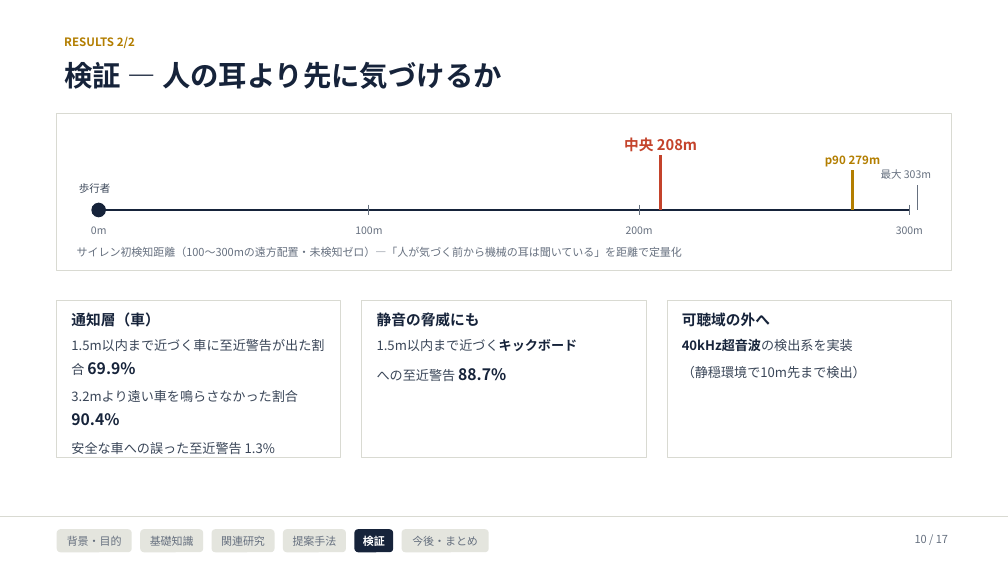
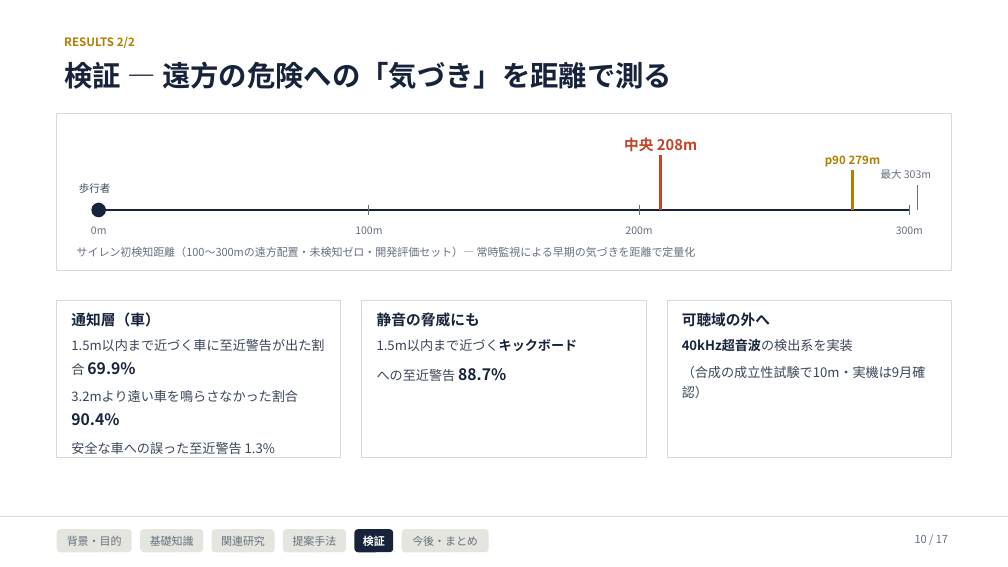
Before and after one commit to Noosdoo/outdoor-seld-sim, a slide deck: slide 10 of md/seminar/中間発表スライド_2026-08-10.pptx. Drawn at 1008x567 pixels with LibreOffice and Linux fonts; fonts in the diff are those of the drawing. Boxes give left, top, right and bottom in pixels: in the first picture for what was removed or moved away, otherwise in the second. Text is boxed around its words. In the diff, an @@ line names an element or a change of style, - is before the commit and + after.

```diff
--- a/md/seminar/中間発表スライド_2026-08-10.pptx
+++ b/md/seminar/中間発表スライド_2026-08-10.pptx
@@ text at (64,61,672,89): text changed @@
-検証 — 人の耳より先に気づけるか
+検証 — 遠方の危険への「気づき」を距離で測る
@@ text at (77,247,696,257): text changed @@
-サイレン初検知距離（100〜300mの遠方配置・未検知ゼロ）—「人が気づく前から機械の耳は聞いている」を距離で定量化
+サイレン初検知距離（100〜300mの遠方配置・未検知ゼロ・開発評価セット）— 常時監視による早期の気づきを距離で定量化
@@ text in rectangle at (682,366,926,378): text changed @@
-（静穏環境で10m先まで検出）
+（合成の成立性試験で10m・実機は9月確認）
```
Also in this commit, not shown: 7 other slides changed, 13 other files.
